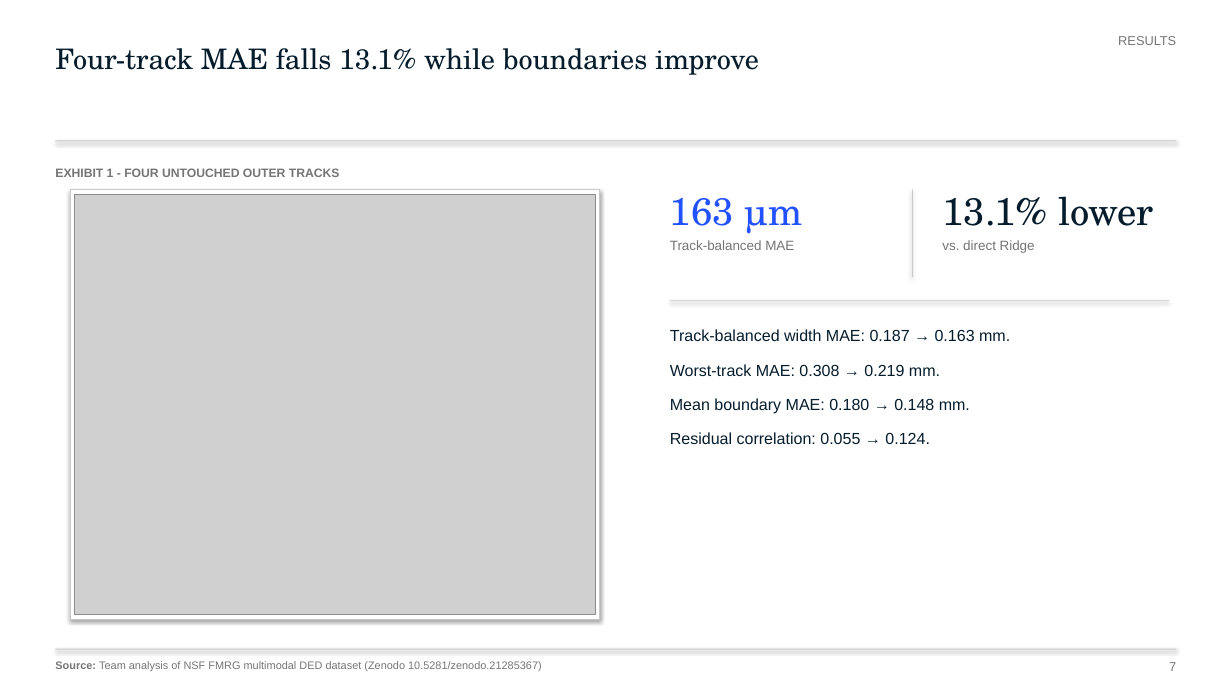
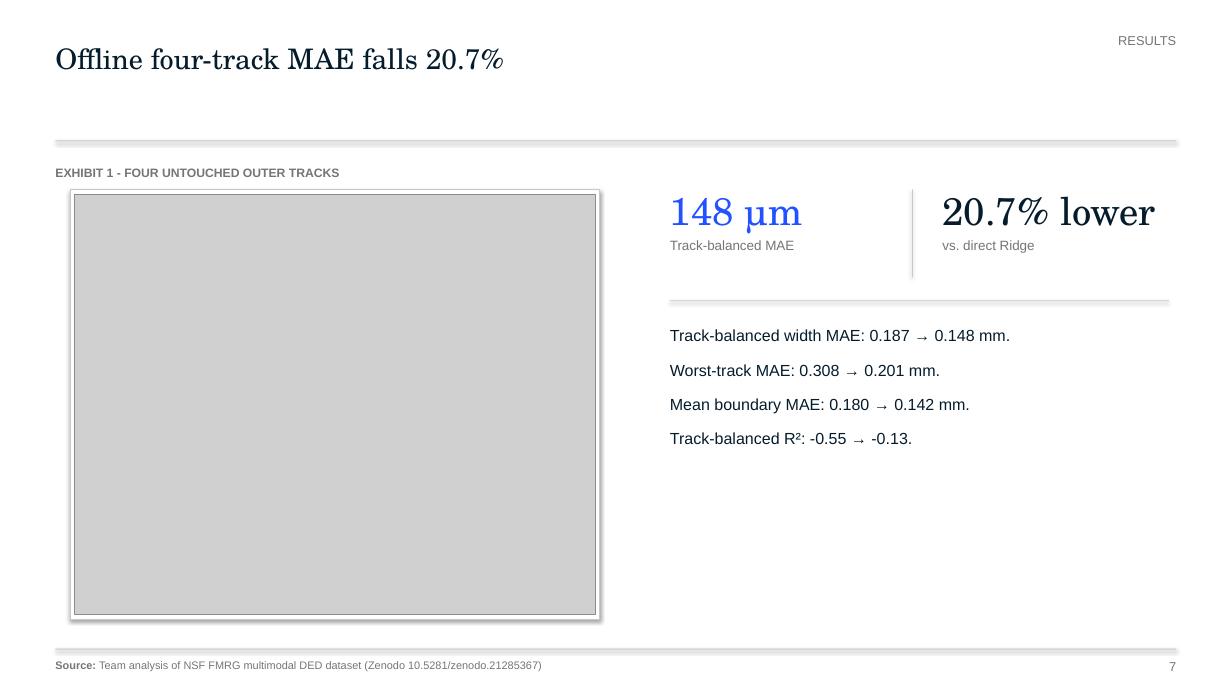
Before and after one commit to alphons3t/nsf-chuds, a slide deck: slide 7 of deliverables/presentation/FMRG_Final_Submission_Audited.pptx. Drawn at 1232x693 pixels with LibreOffice and Linux fonts; fonts in the diff are those of the drawing; grey boxes stand for pictures. Boxes give left, top, right and bottom in pixels: in the first picture for what was removed or moved away, otherwise in the second. Text is boxed around its words. In the diff, an @@ line names an element or a change of style, - is before the commit and + after.

```diff
--- a/deliverables/presentation/FMRG_Final_Submission_Audited.pptx
+++ b/deliverables/presentation/FMRG_Final_Submission_Audited.pptx
@@ text at (x1=55, y1=48, x2=504, y2=70): text changed @@
-Four-track MAE falls 13.1% while boundaries improve
+Offline four-track MAE falls 20.7%
@@ text at (x1=670, y1=198, x2=803, y2=234): text changed @@
-163 µm
+148 µm
@@ text at (x1=942, y1=196, x2=1156, y2=226): text changed @@
-13.1% lower
+20.7% lower
@@ text at (x1=670, y1=329, x2=1010, y2=444): text changed @@
-Track-balanced width MAE: 0.187 → 0.163 mm.
-Worst-track MAE: 0.308 → 0.219 mm.
-Mean boundary MAE: 0.180 → 0.148 mm.
-Residual correlation: 0.055 → 0.124.
+Track-balanced width MAE: 0.187 → 0.148 mm.
+Worst-track MAE: 0.308 → 0.201 mm.
+Mean boundary MAE: 0.180 → 0.142 mm.
+Track-balanced R²: -0.55 → -0.13.
```
Also in this commit, not shown: 9 other slides changed, 34 other files.
